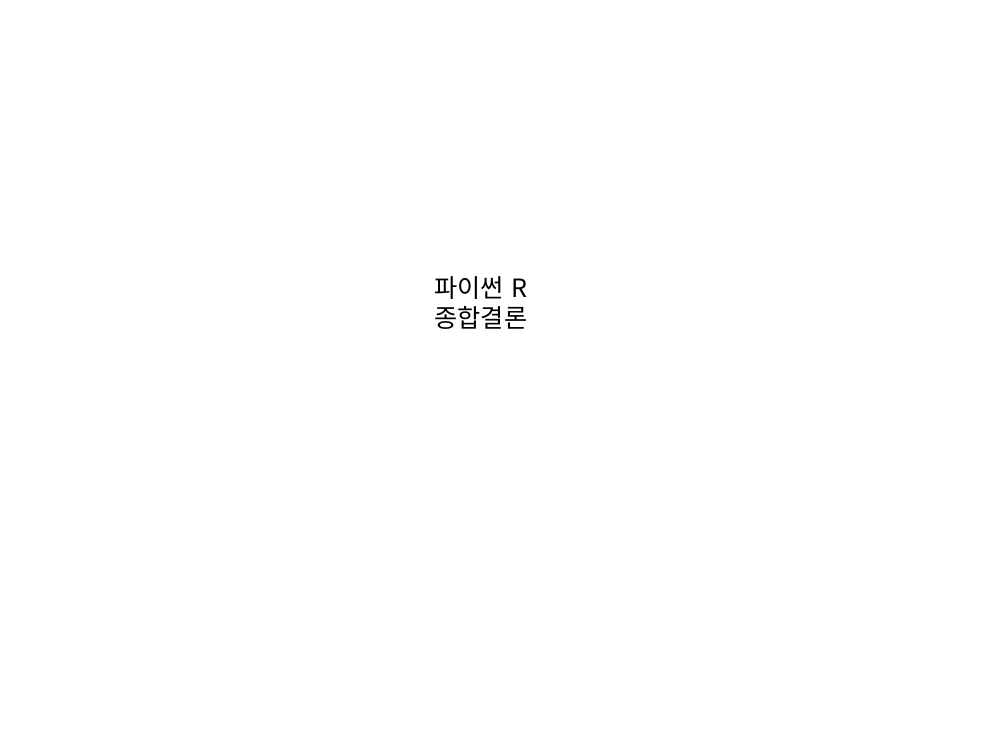
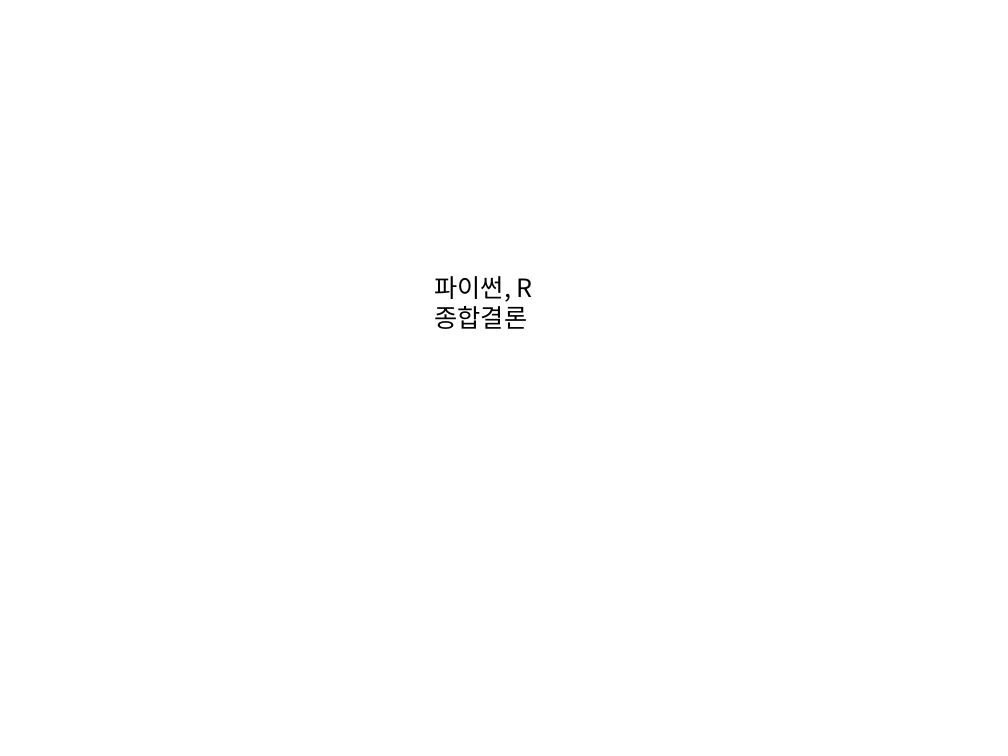
Before and after one commit to Dev1120/Team1Project, a slide deck: slide 39 of PPT구상/팀프로젝트_구상용.pptx (slide 36 before the commit). Drawn at 1008x756 pixels with LibreOffice and Linux fonts; fonts in the diff are those of the drawing. Boxes give left, top, right and bottom in pixels: in the first picture for what was removed or moved away, otherwise in the second. Text is boxed around its words. In the diff, an @@ line names an element or a change of style, - is before the commit and + after.

```diff
--- a/PPT구상/팀프로젝트_구상용.pptx
+++ b/PPT구상/팀프로젝트_구상용.pptx
@@ text at bbox=[435, 276, 533, 302]: text changed @@
-파이썬 R
+파이썬, R
```
Also in this commit, not shown: 6 other slides changed, 8 slides added, 7 slides removed.
